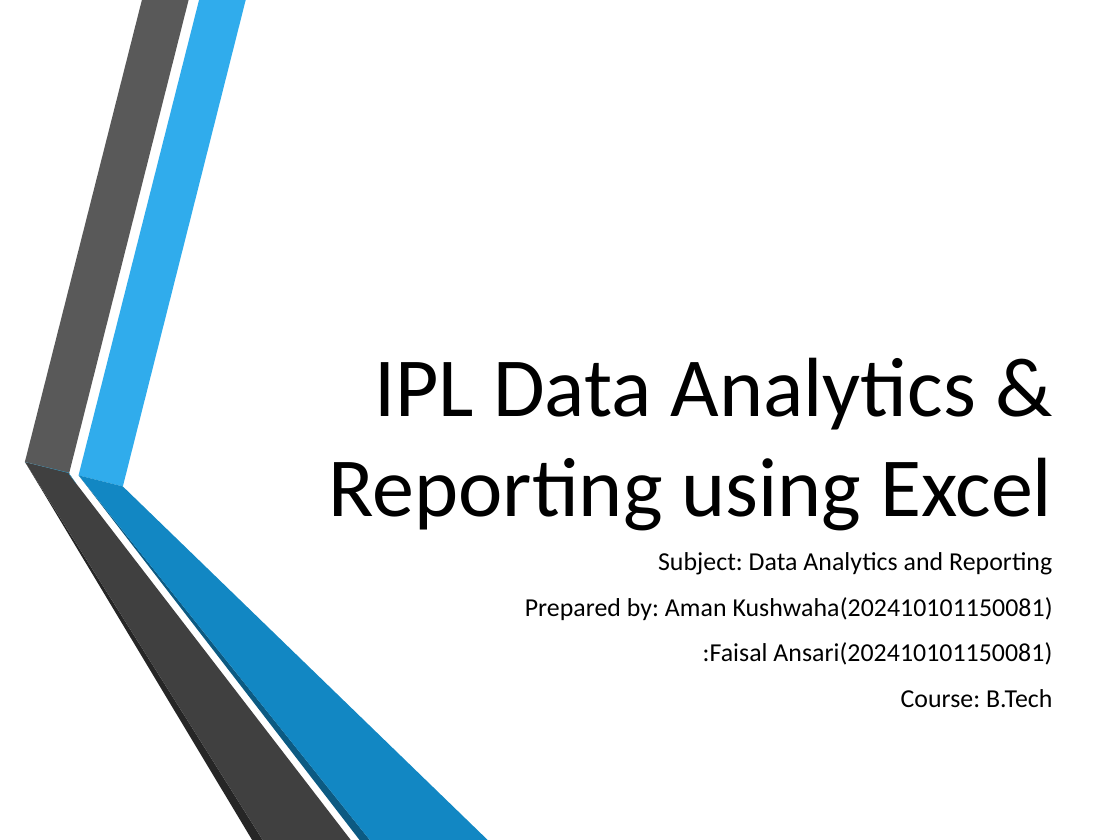
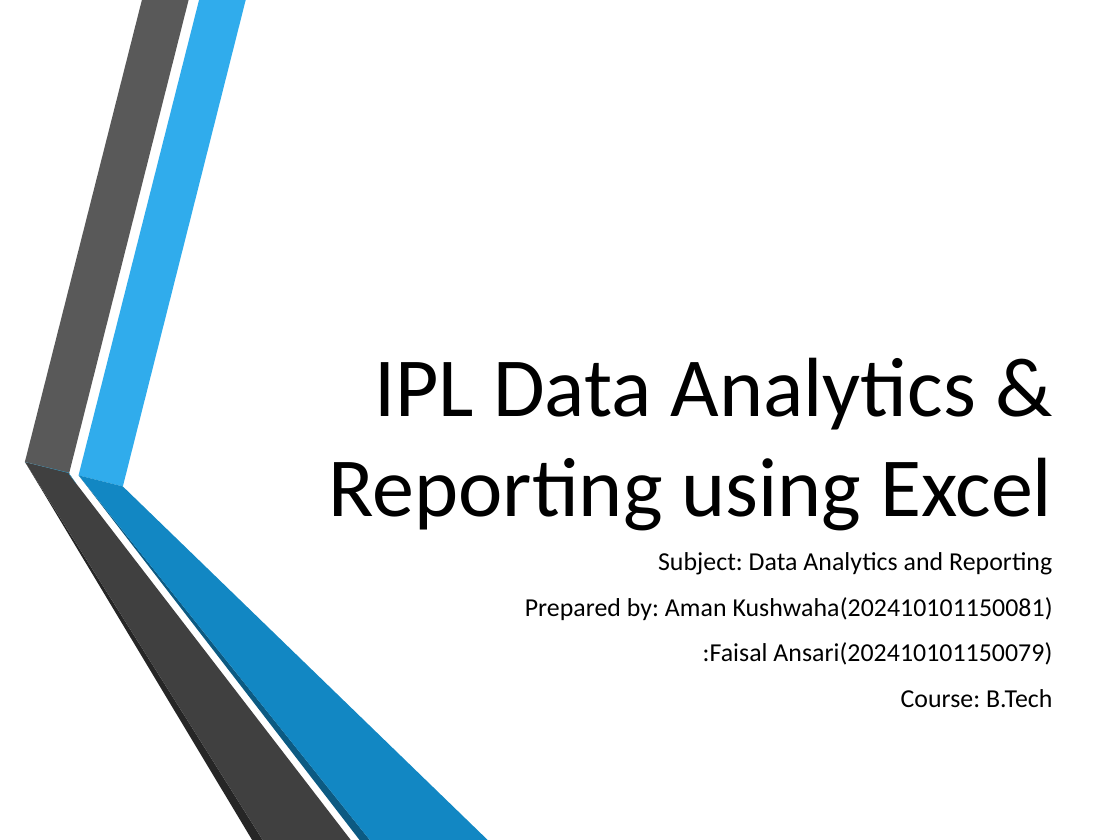
Before and after one commit to madmango501-sys/IPL-data-analytics-, a slide deck: slide 1 of IPL_Data_Analytics_Project_PPT.pptx. Drawn at 1120x840 pixels with LibreOffice and Linux fonts; fonts in the diff are those of the drawing; background and template pictures are left out. Boxes give left, top, right and bottom in pixels: in the first picture for what was removed or moved away, otherwise in the second. Text is boxed around its words. In the diff, an @@ line names an element or a change of style, - is before the commit and + after.

```diff
--- a/IPL_Data_Analytics_Project_PPT.pptx
+++ b/IPL_Data_Analytics_Project_PPT.pptx
@@ subtitle at box(703, 642, 1052, 665): text changed @@
-:Faisal Ansari(202410101150081)
+:Faisal Ansari(202410101150079)
```
Also in this commit, not shown: 1 other slide changed.
